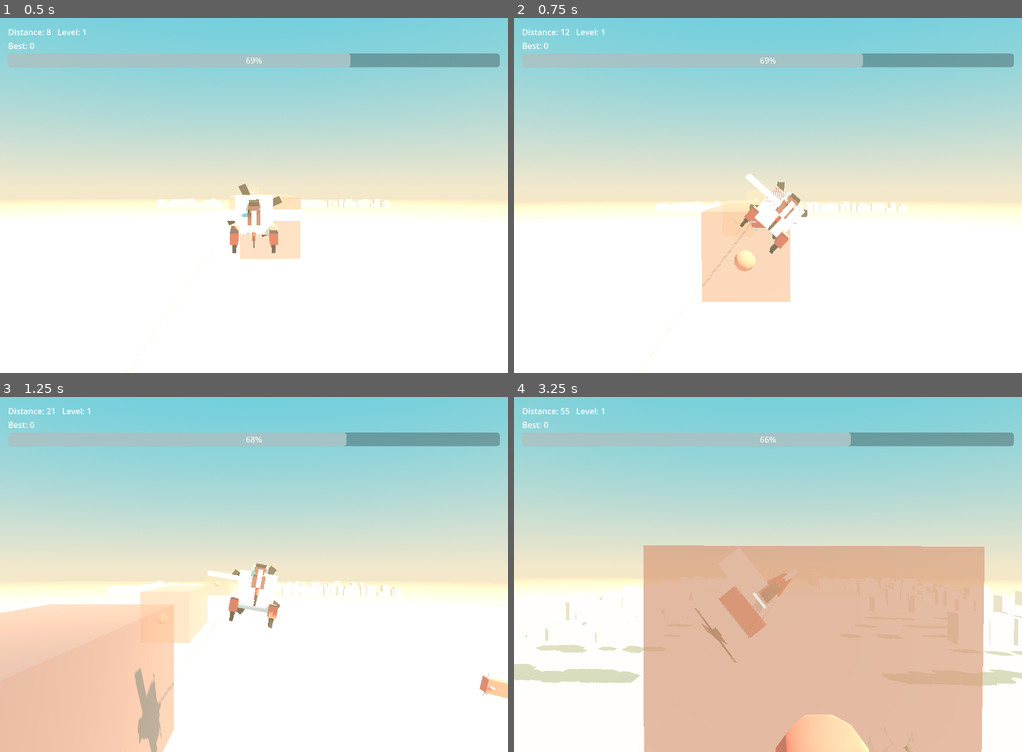
Above: before the commit, frames 1-4 (two rows, left to right).
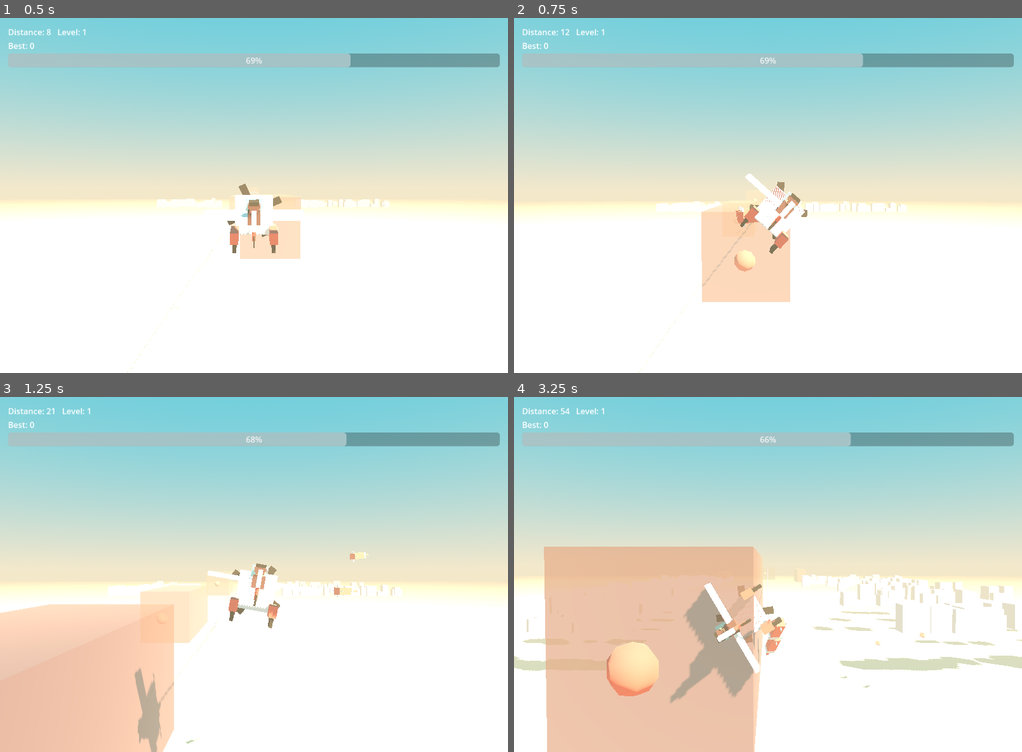
Above: after the commit, the same moments.

Repository: weathermanho/supercent
Game: Godot game, scene res://scenes/Main.tscn
The game is run twice, just before and just after one commit, with the same random seed, the same clock (stepped at 60 frames per second) and the same inputs.
Inputs (mouse positions are in pixels of both pictures, inside the frame that each line leads up to):
- Up to frame 1 (0.5 s): no input
- Up to frame 2 (0.75 s): move the mouse to (879, 177) at 0.52 s; hold Right mouse button (fire_missle) from 0.53 s (still down); click (879, 177) at 0.67 s
- Up to frame 3 (1.25 s): keep holding Right mouse button (fire_missle)
- Up to frame 4 (3.25 s): move the mouse to (666, 592) at 1.27 s; release Right mouse button (fire_missle) at 1.28 s; right-click (666, 592) at 1.35 s; click (666, 592) at 1.42 s; move the mouse to (818, 496) at 2.02 s; hold Right mouse button (fire_missle) 2.03-2.78 s; click (818, 496) at 2.17 s; move the mouse to (742, 645) at 2.77 s; right-click (742, 645) at 2.85 s; click (742, 645) at 2.92 s

Frame 1 is identical in both runs. In frame 2, 0.1% of the frame differs, in the area x 43-56%, y 53-61%; in frame 3, 0.4%; in frame 4, 42%, in the area x 0-100%, y 3-100%.

Commit message:
fix(missile): fire on left click and launch forward at the target
Missiles aimed at the cursor projected onto the plane's own depth plane
(x=PLANE_BASE_X), which sits BEHIND the spawn point — so shots poured
backward/downward like a waterfall and tracked a point unrelated to the
targets ahead. Now they launch forward (+X) toward the locked target (or
straight ahead with no lock), so they visibly fly at what they track.

Also: left mouse button now fires (in addition to the existing binding), and
the launch is tuned for a cleaner forward read — punchier forward speed,
smaller ejection dip, shorter drop phase, slightly stronger normal homing.

Co-Authored-By: Claude Opus 4.7 <noreply@anthropic.com>

Diff:
--- a/godot_project/scripts/GameConfig.gd
+++ b/godot_project/scripts/GameConfig.gd
@@ -89,13 +89,13 @@
 var best_distance: int = 0
 
 # Missile tuning (moved out of Missle.gd so it can be tweaked at runtime).
-var missile_initial_forward_speed: float = 120.0
-var missile_initial_drop_speed: float = 60.0
-var missile_drop_gravity: float = 500.0       # gravity during drop phase (0..DROP_DURATION)
-var missile_boost_gravity: float = 120.0      # gravity also during boost phase
-var missile_boost_accel: float = 800.0        # weakened from 4500 -> 800 (less homing)
+var missile_initial_forward_speed: float = 220.0  # punchy forward launch (was 120)
+var missile_initial_drop_speed: float = 20.0      # small ejection dip only (was 60)
+var missile_drop_gravity: float = 200.0       # gravity during drop phase (was 500 — less plunge)
+var missile_boost_gravity: float = 60.0       # gravity also during boost phase (was 120)
+var missile_boost_accel: float = 1100.0       # homing strength for normal targets (was 800)
 var missile_max_speed: float = 2200.0
-var missile_drop_duration: float = 0.3
+var missile_drop_duration: float = 0.18       # shorter ejection before the booster (was 0.3)
 var missile_scale_stage1: float = 0.4
 var missile_scale_stage2: float = 0.8
 var missile_scale_stage3: float = 1.4
--- a/godot_project/scripts/Main.gd
+++ b/godot_project/scripts/Main.gd
@@ -328,12 +328,17 @@
 		2: m.missile_scale = GameConfig.missile_scale_stage2
 		_: m.missile_scale = GameConfig.missile_scale_stage3
 
-	# Aim direction: from plane to current world cursor target.
+	# Aim FORWARD (+X) toward the locked target — targets are ahead of the
+	# plane, so the missile visibly flies at what it tracks. Without a lock it
+	# flies straight forward (NOT toward the cursor, which sits on the plane's
+	# own depth plane and would send the shot backwards like a waterfall).
+	var tgt: Node3D = _find_missle_target()
 	var aim: Vector3 = Vector3.RIGHT
-	var to_cursor: Vector3 = _get_world_cursor() - m.position
-	if to_cursor.length_squared() > 1.0:
-		aim = to_cursor.normalized()
-	# Tilt by yaw_offset (rotate around Y).
+	if tgt != null:
+		var to_t: Vector3 = tgt.position - m.position
+		if to_t.length_squared() > 1.0:
+			aim = to_t.normalized()
+	# Tilt by yaw_offset (fan spread, rotate around Y).
 	if absf(yaw_offset_deg) > 0.01:
 		aim = aim.rotated(Vector3.UP, deg_to_rad(yaw_offset_deg))
 
@@ -341,9 +346,7 @@
 	var forward_speed: float = GameConfig.missile_initial_forward_speed
 	var drop_speed: float = GameConfig.missile_initial_drop_speed
 	m.velocity = aim * forward_speed + Vector3.DOWN * drop_speed + airplane.estimated_velocity
-
-	# Target: lock-on only — no nearest fallback (handoff §부록C "완전 유도 금지").
-	m.target = _find_missle_target()
+	m.target = tgt
 
 
 func _find_missle_target() -> Node3D:
@@ -560,7 +563,9 @@
 # ----- Input -----------------------------------------------------------------
 
 func _unhandled_input(event: InputEvent) -> void:
-	if event.is_action_pressed("fire_missle"):
+	var left_click: bool = (event is InputEventMouseButton and event.pressed
+		and event.button_index == MOUSE_BUTTON_LEFT)
+	if event.is_action_pressed("fire_missle") or left_click:
 		_fire_missle()
 	elif event.is_action_pressed("reset_game"):
 		get_tree().reload_current_scene()
